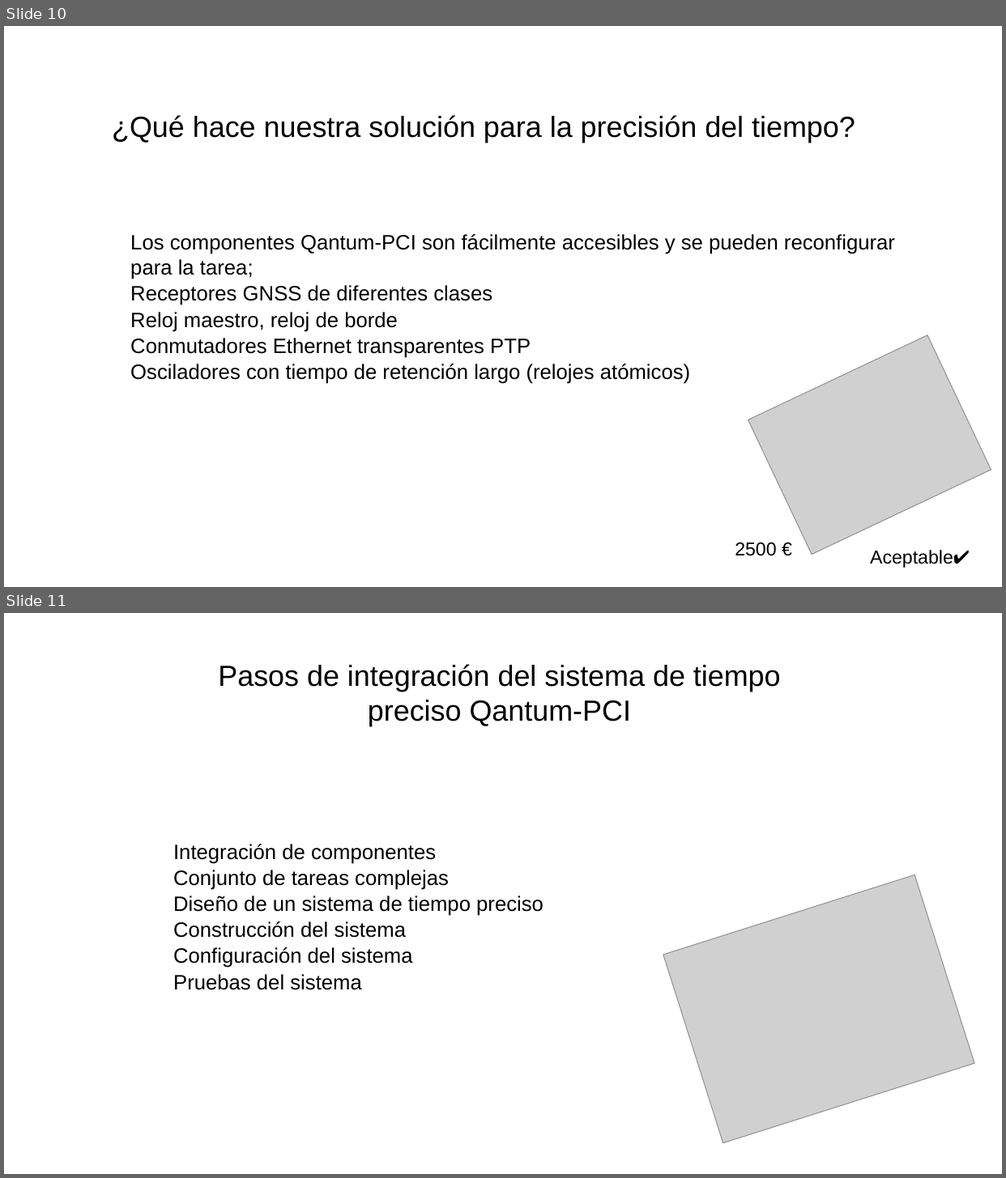
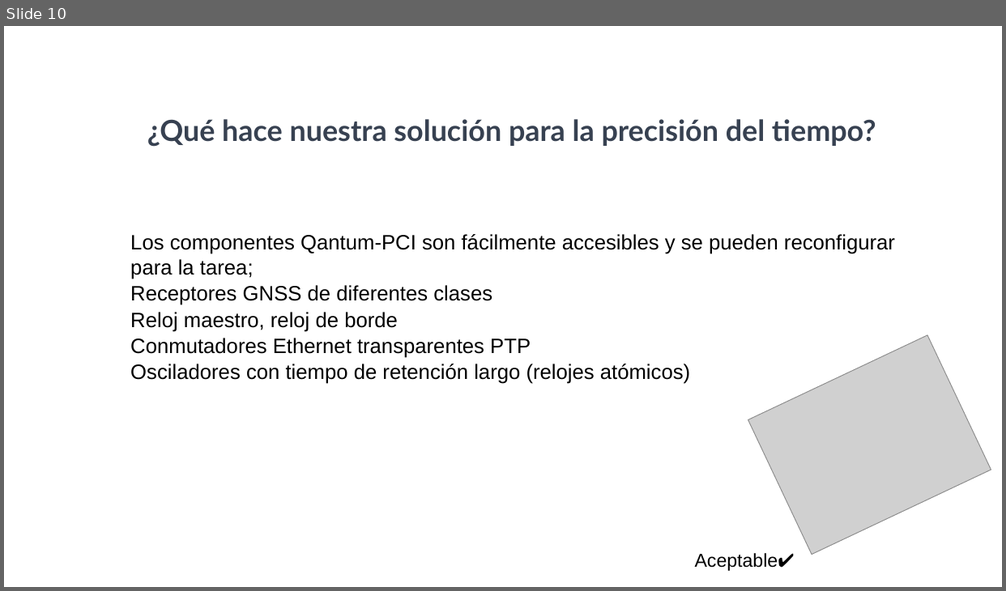
Before and after one commit to SiwaNetwork/QUANTUM, a slide deck: Time-Card/ДОКУМЕНТЫ/МАТЕРИАЛ СТАТЬИ/Применение в энергетике испанский.pptx. Shown one above the other, each under a label of ours: slides 10 and 11 before the commit, slide 10 after it. The pictures are 1006x1178 and 1006x591 pixels, drawn with LibreOffice and Linux fonts; fonts in the diff are those of the drawing; grey boxes stand for pictures. Boxes give left, top, right and bottom in pixels: in the first picture for what was removed or moved away, otherwise in the second. Text is boxed around its words. In the diff, an @@ line names an element or a change of style, - is before the commit and + after.

```diff
--- a/Time-Card/ДОКУМЕНТЫ/МАТЕРИАЛ СТАТЬИ/Применение в энергетике испанский.pptx
+++ b/Time-Card/ДОКУМЕНТЫ/МАТЕРИАЛ СТАТЬИ/Применение в энергетике испанский.pptx
@@ slide 11 removed at (4,613,1002,1174), background #FFFFFF @@
@@ title removed at (218,664,781,726) @@
-Pasos de integración del sistema de tiempo preciso Qantum-PCI
@@ text removed at (173,844,543,990) @@
-Integración de componentes
-Conjunto de tareas complejas
-Diseño de un sistema de tiempo preciso
-Construcción del sistema
-Configuración del sistema
-Pruebas del sistema
@@ picture removed at (664,875,974,1143) @@
@@ slide 10 changed as well @@
@@ title "¿Qué hace nuestra solución para ..." at (147,119,876,147): font Arial to Lato, text colour #000000 to #374151, bold on; alignment left to centre @@
@@ text "Aceptable✔": place and size @@
-text "Aceptable✔" at (870,550,970,568)
+text "Aceptable✔" at (695,553,795,571)
@@ text removed at (735,543,776,557) @@
-2500 €
```
Also in this commit, not shown: 9 other slides changed, 3 slides added, 6 other slides removed.
